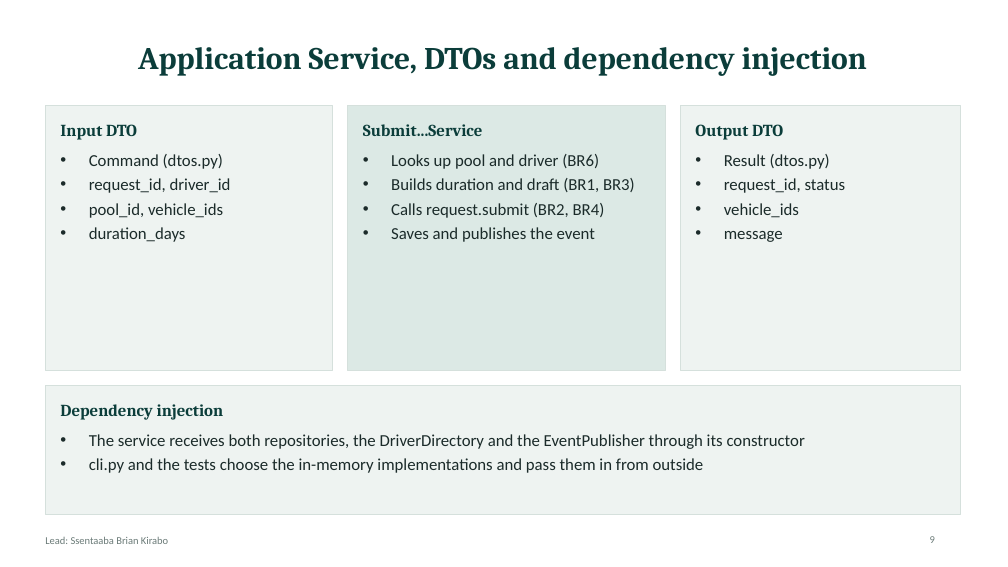
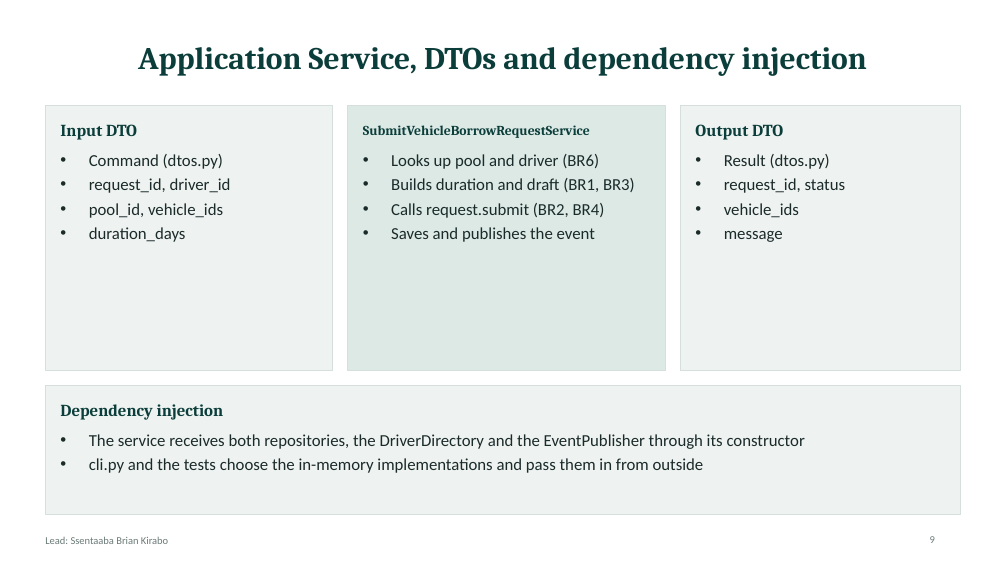
Before and after one commit to kirabo-brian/open-pool-vehicle-borrowing, a slide deck: slide 9 of Open_Pool_Vehicle_Borrowing_Slides.pptx. Drawn at 1008x567 pixels with LibreOffice and Linux fonts; fonts in the diff are those of the drawing. Boxes give left, top, right and bottom in pixels: in the first picture for what was removed or moved away, otherwise in the second. Text is boxed around its words. In the diff, an @@ line names an element or a change of style, - is before the commit and + after.

Commit message:
Replace stale files left by PR #1 and fix slide mismatches
PR #1 added the updated README, T3 test and evidence as "copy" files
beside the old ones. The old T3 test still imported from the repo root,
so only 7 of 8 tests ran. The copies now replace the originals, and
evidence/final_test_run.txt has been regenerated (8 tests, OK).

Slide fixes:
- Slide 8: add the Interface -> Domain dependency the code has
- Slides 9-10: use the real service and handler names
- Slide 3: PoolNotFound creates no request; only VehicleNotInPool
  leaves it in DRAFT
- Slides 4-6: shorter cards plus a rule-mapping strip; body sizes evened

```diff
--- a/Open_Pool_Vehicle_Borrowing_Slides.pptx
+++ b/Open_Pool_Vehicle_Borrowing_Slides.pptx
@@ text at bbox=[363, 125, 590, 138]: text changed; size 16 to 13 pt @@
-Submit...Service
+SubmitVehicleBorrowRequestService
```
Also in this commit, not shown: 8 other slides changed, 10 other files.
